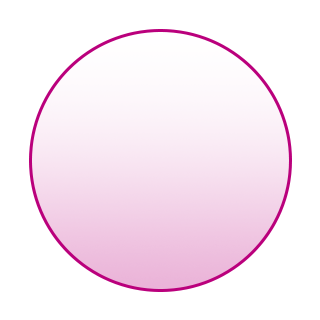
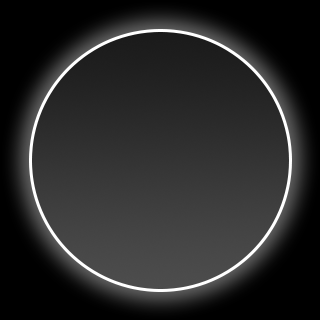
Layers edited between the first and the second 320 x 320 image:
added layer "Camada 2" above "Elipse 1" over [0, 0, 320, 320]
painted on "Elipse 1" over [29, 29, 292, 292]
added layer "Camada 1" over [0, 0, 320, 320]
